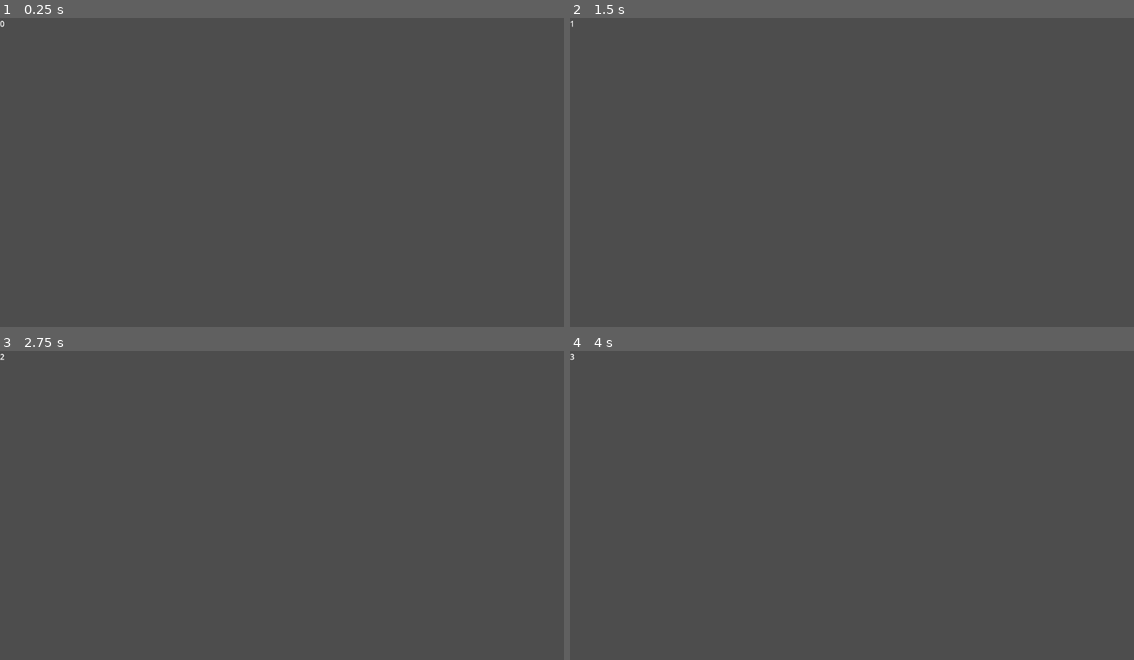
Above: before the commit, frames 1-4 (two rows, left to right).
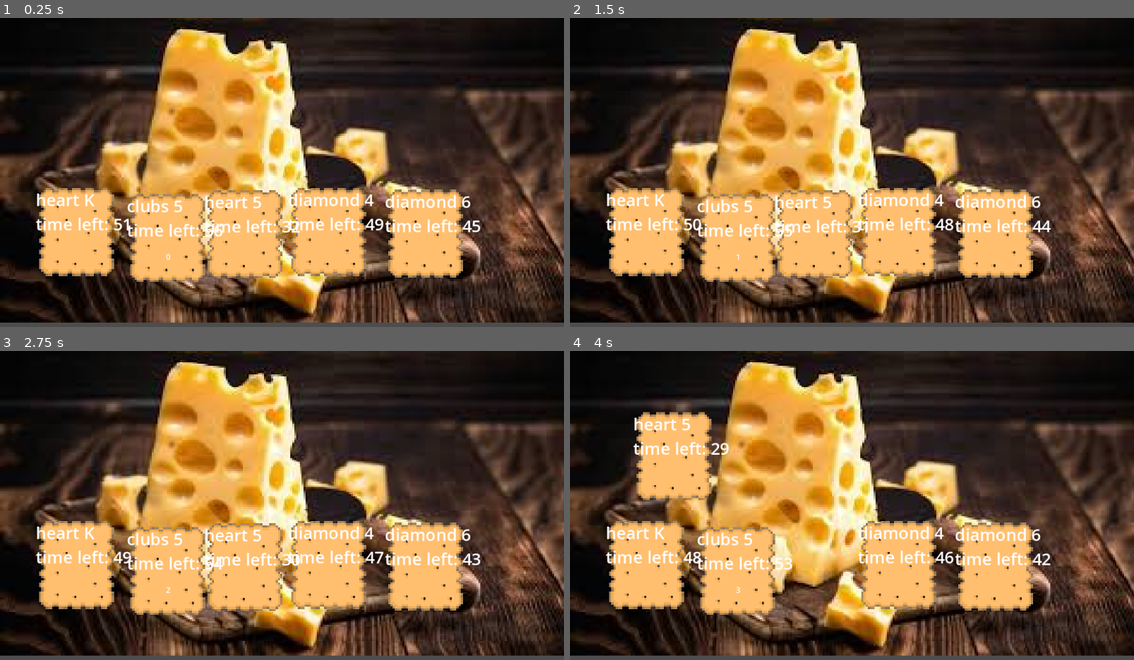
Above: after the commit, the same moments.

Repository: spicode/fulljam
Game: Godot game, scene res://main.tscn
Same seed, same stepped clock (60 frames per second), same inputs: the game is played once before the commit and once after it. Before the commit the project starts from res://timer.tscn.
Inputs (mouse positions are in pixels of both pictures, inside the frame that each line leads up to):
- Up to frame 1 (0.25 s): no input
- Up to frame 2 (1.5 s): tap Enter at 0.5 s; move the mouse to (976, 160) at 0.52 s; click (976, 160) at 0.67 s; drag from (739, 191) to (823, 240) at 1.27 s
- Up to frame 3 (2.75 s): tap Space at 2 s; move the mouse to (338, 440) at 2.02 s; click (338, 440) at 2.17 s
- Up to frame 4 (4 s): tap Enter at 2.75 s; drag from (823, 573) to (682, 462) at 2.77 s; move the mouse to (1021, 558) at 3.52 s; click (1021, 558) at 3.67 s

The runs differ from the first frame. In frame 1, 97% of the frame differs, in the area x 0-100%, y 0-99%; in frame 2, 97%; in frame 3, 97%; in frame 4, 97%.

Commit message:
cool biscuit

Diff:
--- a/fulljam/main.tscn
+++ b/fulljam/main.tscn
@@ -1,9 +1,14 @@
-[gd_scene load_steps=5 format=3 uid="uid://cbvoxqmnvpgxx"]
+[gd_scene load_steps=7 format=3 uid="uid://cbvoxqmnvpgxx"]
 
 [ext_resource type="Script" uid="uid://clx43j302b40g" path="res://setcard.gd" id="1_h2yge"]
 [ext_resource type="Texture2D" uid="uid://7fglu7e8utkl" path="res://cheese_backgrund.jpg" id="2_1bvp3"]
 [ext_resource type="Script" uid="uid://jbaoyatn2rks" path="res://draganddrop.gd" id="3_1bvp3"]
+[ext_resource type="Texture2D" uid="uid://dhmt15tegl00k" path="res://ze_biscuit.png" id="3_7mycd"]
 [ext_resource type="PackedScene" uid="uid://cflc0d3q2v1u3" path="res://player.tscn" id="3_lquwl"]
+
+[sub_resource type="LabelSettings" id="LabelSettings_lquwl"]
+line_spacing = 2.99
+font_size = 33
 
 [node name="Node2D" type="Node2D"]
 script = ExtResource("1_h2yge")
@@ -14,69 +19,79 @@
 texture = ExtResource("2_1bvp3")
 
 [node name="card1" type="Sprite2D" parent="." groups=["playerCards"]]
-position = Vector2(158, 438)
-scale = Vector2(0.347734, 1.37674)
-texture = ExtResource("2_1bvp3")
+position = Vector2(158.433, 437.535)
+scale = Vector2(4.5, 4.5)
+texture = ExtResource("3_7mycd")
 script = ExtResource("3_1bvp3")
 
 [node name="Label" type="Label" parent="card1"]
-offset_left = -140.912
-offset_top = -100.963
-offset_right = -100.912
-offset_bottom = -77.9628
-scale = Vector2(4.937, 0.695)
+texture_filter = 2
+offset_left = -18.51
+offset_top = -20.09
+offset_right = 18.49
+offset_bottom = 19.92
+scale = Vector2(0.23, 0.23)
+label_settings = SubResource("LabelSettings_lquwl")
 
 [node name="card2" type="Sprite2D" parent="." groups=["playerCards"]]
-position = Vector2(673, 438)
-scale = Vector2(0.347734, 1.37674)
-texture = ExtResource("2_1bvp3")
+position = Vector2(673.433, 437.535)
+scale = Vector2(4.5, 4.5)
+texture = ExtResource("3_7mycd")
 script = ExtResource("3_1bvp3")
 
 [node name="Label" type="Label" parent="card2"]
-offset_left = -140.912
-offset_top = -100.963
-offset_right = -100.912
-offset_bottom = -77.9628
-scale = Vector2(4.937, 0.695)
+texture_filter = 2
+offset_left = -18.51
+offset_top = -20.09
+offset_right = 18.49
+offset_bottom = 19.92
+scale = Vector2(0.23, 0.23)
+label_settings = SubResource("LabelSettings_lquwl")
 
 [node name="card3" type="Sprite2D" parent="." groups=["playerCards"]]
-position = Vector2(473, 432)
-scale = Vector2(0.347734, 1.37674)
-texture = ExtResource("2_1bvp3")
+position = Vector2(502.593, 442.181)
+scale = Vector2(4.5, 4.5)
+texture = ExtResource("3_7mycd")
 script = ExtResource("3_1bvp3")
 
 [node name="Label" type="Label" parent="card3"]
-offset_left = -140.912
-offset_top = -100.963
-offset_right = -100.912
-offset_bottom = -77.9628
-scale = Vector2(4.937, 0.695)
+texture_filter = 2
+offset_left = -18.51
+offset_top = -20.09
+offset_right = 18.49
+offset_bottom = 19.92
+scale = Vector2(0.23, 0.23)
+label_settings = SubResource("LabelSettings_lquwl")
 
 [node name="card4" type="Sprite2D" parent="." groups=["playerCards"]]
-position = Vector2(315, 440)
-scale = Vector2(0.347734, 1.37674)
-texture = ExtResource("2_1bvp3")
+position = Vector2(344.593, 450.181)
+scale = Vector2(4.5, 4.5)
+texture = ExtResource("3_7mycd")
 script = ExtResource("3_1bvp3")
 
 [node name="Label" type="Label" parent="card4"]
-offset_left = -140.912
-offset_top = -100.963
-offset_right = -100.912
-offset_bottom = -77.9628
-scale = Vector2(4.937, 0.695)
+texture_filter = 2
+offset_left = -18.51
+offset_top = -20.09
+offset_right = 18.49
+offset_bottom = 19.92
+scale = Vector2(0.23, 0.23)
+label_settings = SubResource("LabelSettings_lquwl")
 
 [node name="card5" type="Sprite2D" parent="." groups=["playerCards"]]
-position = Vector2(842, 431)
-scale = Vector2(0.347734, 1.37674)
-texture = ExtResource("2_1bvp3")
+position = Vector2(871.593, 441.181)
+scale = Vector2(4.5, 4.5)
+texture = ExtResource("3_7mycd")
 script = ExtResource("3_1bvp3")
 
 [node name="Label" type="Label" parent="card5"]
-offset_left = -140.912
-offset_top = -100.963
-offset_right = -100.912
-offset_bottom = -77.9628
-scale = Vector2(4.937, 0.695)
+texture_filter = 2
+offset_left = -18.51
+offset_top = -20.09
+offset_right = 18.49
+offset_bottom = 19.92
+scale = Vector2(0.23, 0.23)
+label_settings = SubResource("LabelSettings_lquwl")
 
 [node name="player" parent="." instance=ExtResource("3_lquwl")]
 position = Vector2(339.099, 476.724)
--- a/fulljam/project.godot
+++ b/fulljam/project.godot
@@ -11,9 +11,17 @@
 [application]
 
 config/name="fulljam"
-run/main_scene="res://timer.tscn"
+run/main_scene="uid://cbvoxqmnvpgxx"
 config/features=PackedStringArray("4.4", "Forward Plus")
 
 [autoload]
 
 Global="*res://global.gd"
+
+[display]
+
+mouse_cursor/custom_image="uid://cii138qa4vn0m"
+
+[rendering]
+
+textures/canvas_textures/default_texture_filter=0
Binary file added: fulljam/ze_biscuit.png
Not shown, added: fulljam/ze_biscuit.png.import
Binary file added: fulljam/ze_cursor_man.png
Not shown, added: fulljam/ze_cursor_man.png.import
